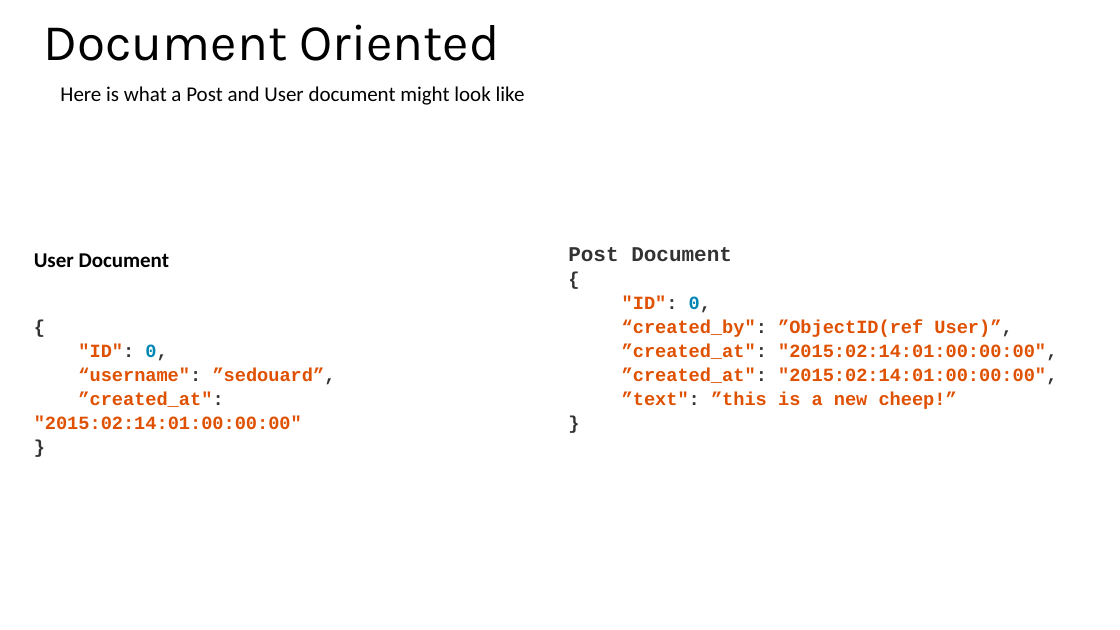
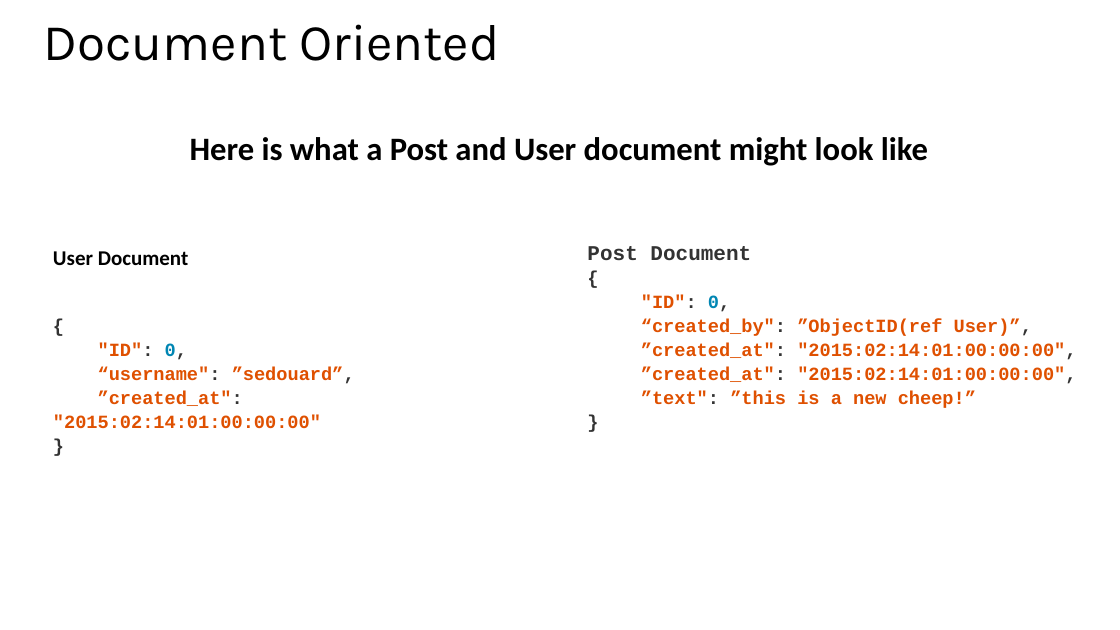
Before and after one commit to hwz/chirp, a slide deck: slide 4 of slides/module4.pptx. Drawn at 1120x630 pixels with LibreOffice and Linux fonts; fonts in the diff are those of the drawing. Boxes give left, top, right and bottom in pixels: in the first picture for what was removed or moved away, otherwise in the second. Text is boxed around its words. In the diff, an @@ line names an element or a change of style, - is before the commit and + after.

```diff
--- a/slides/module4.pptx
+++ b/slides/module4.pptx
@@ text "Here is what a Post ..." moved from (x1=60, y1=86, x2=525, y2=105) to (x1=190, y1=137, x2=928, y2=166) @@
@@ text "Here is what a Post ..." at (x1=190, y1=137, x2=928, y2=166): size 18 to 28 pt, bold on @@
@@ text "Post Document" moved from (x1=568, y1=247, x2=1057, y2=409) to (x1=587, y1=246, x2=1076, y2=408) @@
@@ text "User Document" moved from (x1=34, y1=253, x2=336, y2=430) to (x1=53, y1=251, x2=355, y2=429) @@
```
Also in this commit, not shown: 5 other slides changed, 1 slide added, 2 slides removed, 2 other files.
